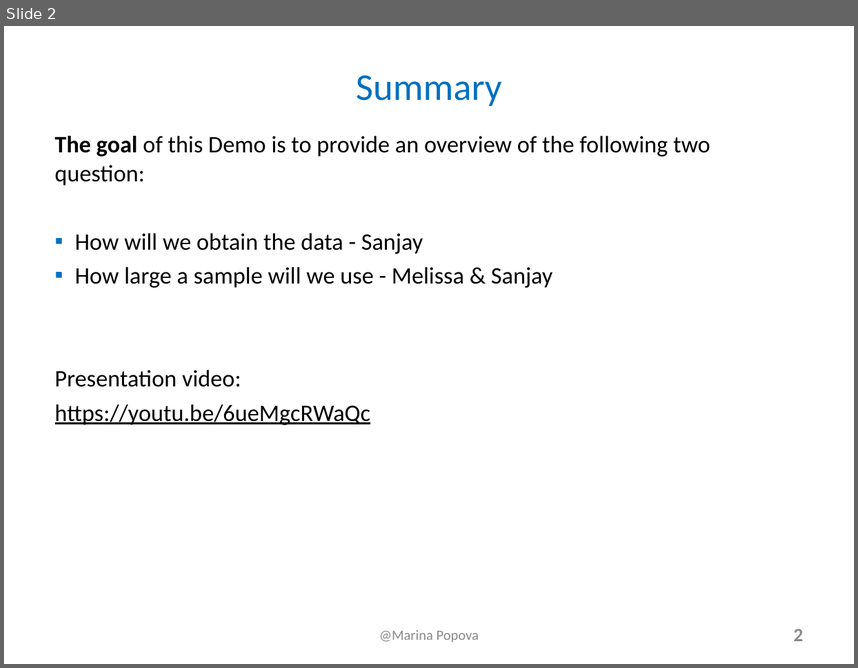
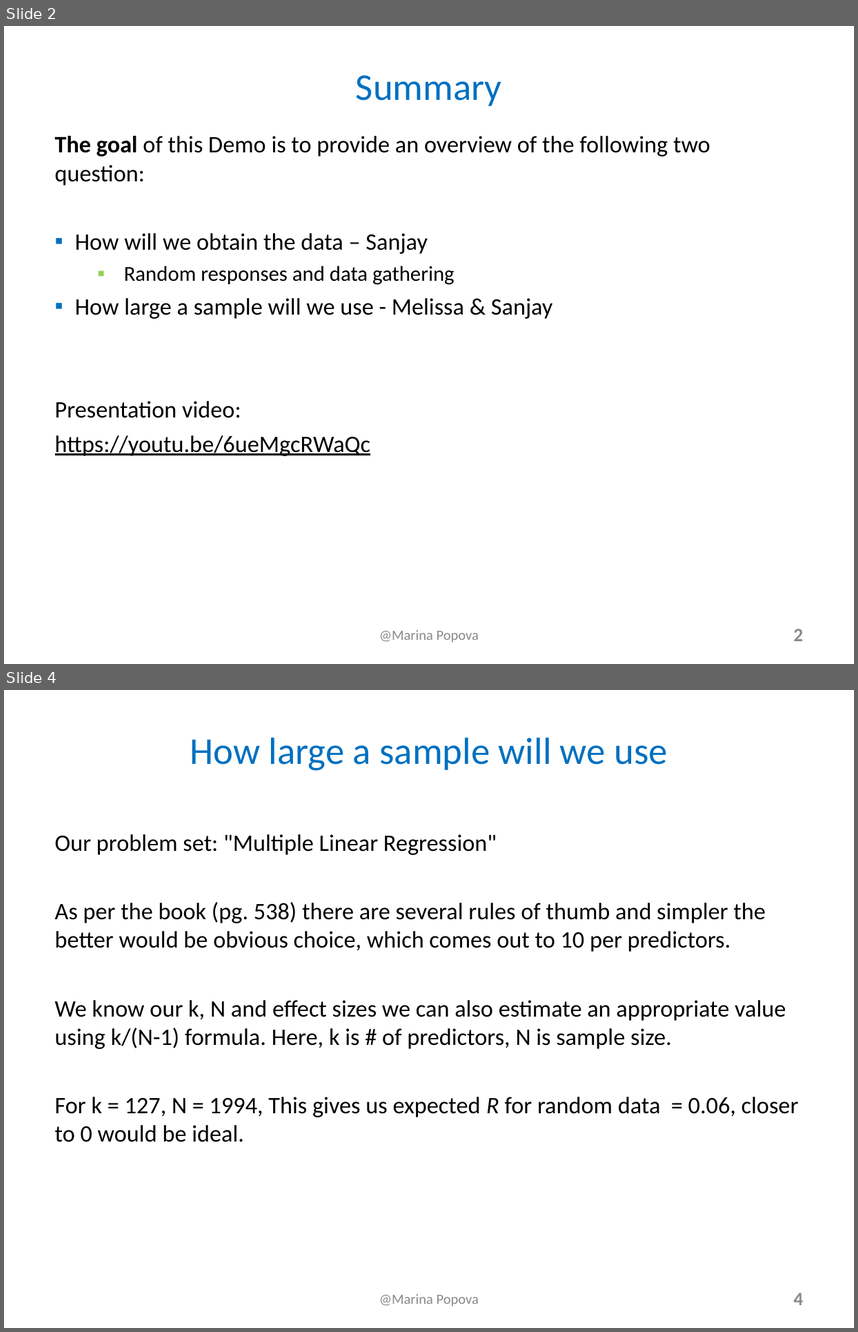
Before and after one commit to stiwarih/E-150-Grad, a slide deck: data-sets/final/SanjayTiwari.ppt. Shown one above the other, each under a label of ours: slide 2 before the commit, slides 2 and 4 after it; the slides between them are not shown. The pictures are 858x668 and 858x1332 pixels, drawn with LibreOffice and Linux fonts; fonts in the diff are those of the drawing. Boxes give left, top, right and bottom in pixels: in the first picture for what was removed or moved away, otherwise in the second. Text is boxed around its words. In the diff, an @@ line names an element or a change of style, - is before the commit and + after.

```diff
--- a/data-sets/final/SanjayTiwari.ppt
+++ b/data-sets/final/SanjayTiwari.ppt
@@ slide 4 added at <box>4,690,854,1328</box>, background #FFFFFF @@
@@ title added at <box>190,738,667,771</box>, 32 pt, text #0070C0 @@
+How large a sample will we use
@@ text added at <box>55,834,799,1142</box>, 20 pt, text #000000 @@
+Our problem set: "Multiple Linear Regression"
+As per the book (pg. 538) there are several rules of thumb and simpler the better would be obvious choice, which comes out to 10 per predictors.
+We know our k, N and effect sizes we can also estimate an appropriate value using k/(N-1) formula. Here, k is # of predictors, N is sample size.
+For k = 127, N = 1994, This gives us expected R for random data = 0.06, closer to 0 would be ideal.
@@ text added at <box>379,1294,479,1305</box>, 12 pt, text #898989 @@
+@Marina Popova
@@ page number added at <box>793,1292,803,1305</box>, 16 pt, text #898989, bold @@
+4
@@ slide 2 changed as well @@
@@ text at <box>75,233,455,285</box>: text changed; size 20 to 18 pt @@
-▪ How will we obtain the data - Sanjay
+▪ How will we obtain the data – Sanjay
+  ▪ Random responses and data gathering
```
Also in this commit, not shown: 2 other slides changed, 2 other slides added, 2 slides removed, 3 other files.
